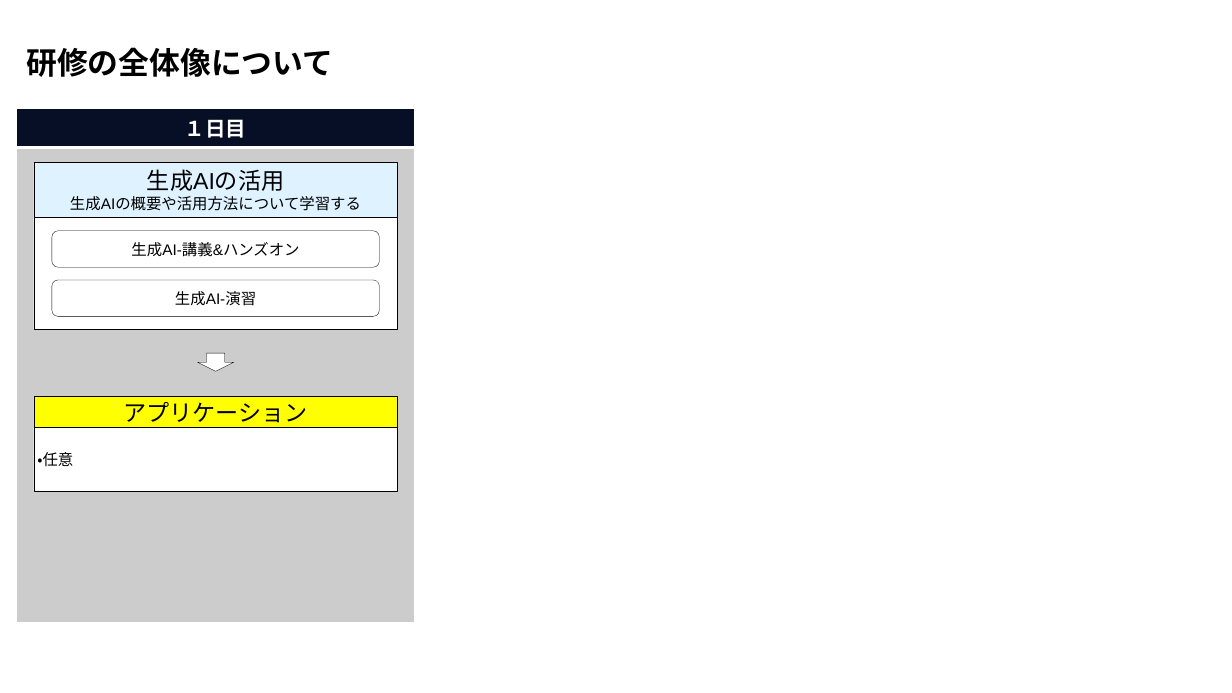
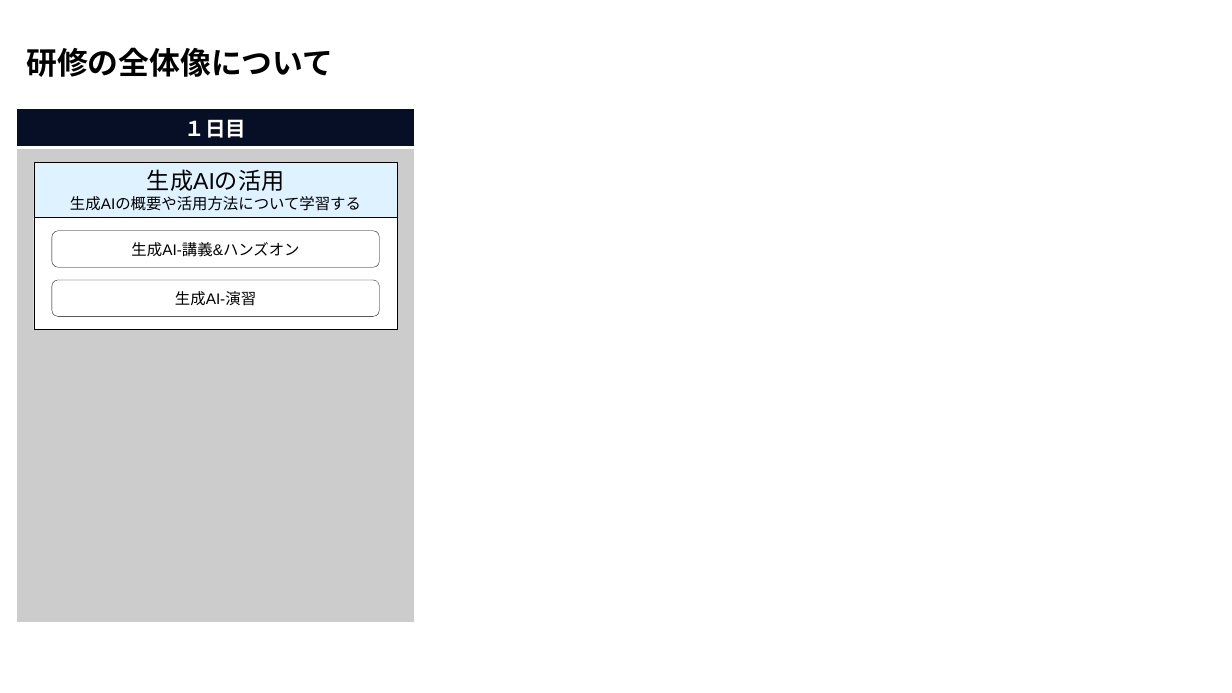
Before and after one commit to nishida2073/ai_navive, a slide deck: slide 2 of 00_オリエンテーション/【AI Native研修-生成AI】研修の概要.pptx. Drawn at 1232x693 pixels with LibreOffice and Linux fonts; fonts in the diff are those of the drawing. Boxes give left, top, right and bottom in pixels: in the first picture for what was removed or moved away, otherwise in the second. Text is boxed around its words. In the diff, an @@ line names an element or a change of style, - is before the commit and + after.

```diff
--- a/00_オリエンテーション/【AI Native研修-生成AI】研修の概要.pptx
+++ b/00_オリエンテーション/【AI Native研修-生成AI】研修の概要.pptx
@@ down arrow removed at (198, 353, 234, 372) @@
@@ rectangle removed at (34, 396, 398, 427) @@
-アプリケーション
@@ rectangle removed at (34, 428, 398, 492) @@
-・任意
```
Also in this commit, not shown: 1 other slide changed, 2 other files.
